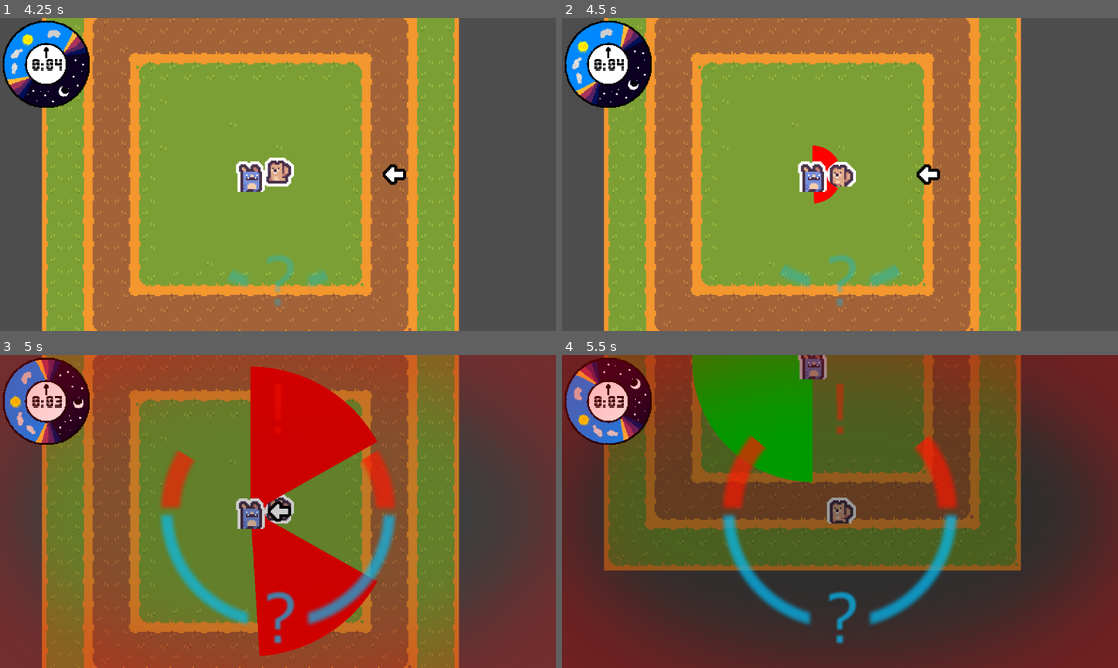
Above: before the commit, frames 1-4 (two rows, left to right).
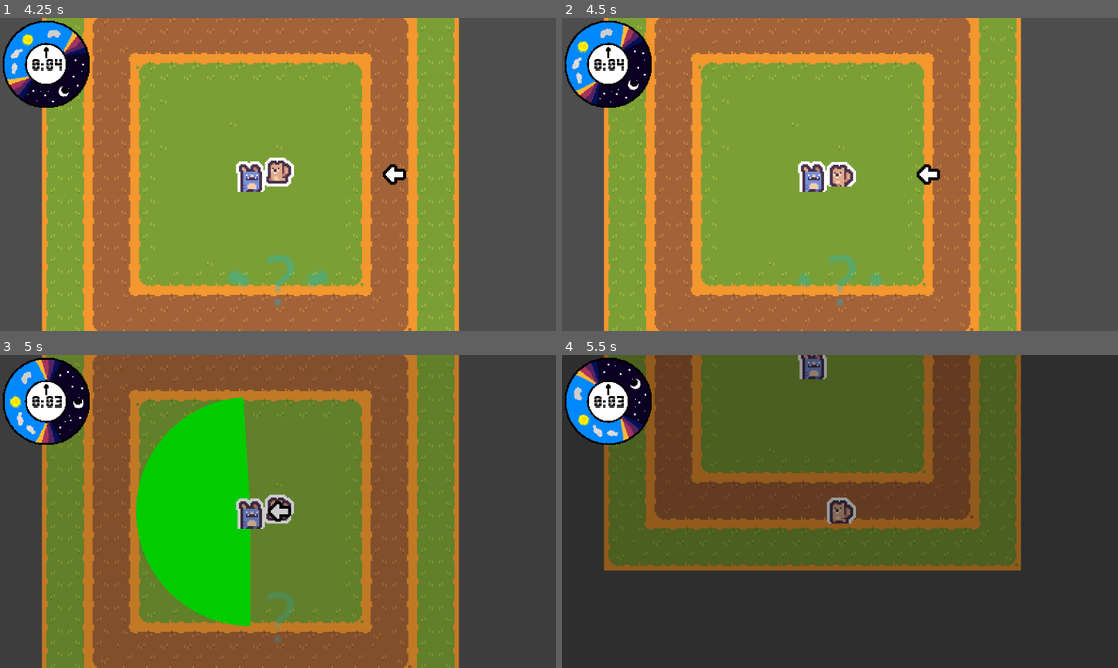
Above: after the commit, the same moments.

Repository: Sosenteam/groundhog-stealth
Game: Godot game, scene res://world.tscn
The game is run twice, just before and just after one commit, with the same random seed, the same clock (stepped at 60 frames per second) and the same inputs.
Inputs:
- Up to frame 1 (4.25 s): hold D (move_right) 0.53-1.28 s; hold Space (move_dash) 0.53-1.28 s; hold S (move_down) 1.28-2.03 s; tap Space (move_dash) at 1.35, 2.85 s; hold D (move_right) 2.03-2.78 s; hold Space (move_dash) 2.03-2.78 s; hold W (move_up) 2.78-3.53 s; hold A (move_left) from 3.53 s (still down); hold Space (move_dash) from 3.53 s (still down)
- Up to frame 2 (4.5 s): keep holding A (move_left); release Space (move_dash) at 4.28 s; tap Space (move_dash) at 4.35 s
- Up to frame 3 (5 s): keep holding A (move_left)
- Up to frame 4 (5.5 s): release A (move_left) at 5.03 s; hold S (move_down) from 5.03 s (still down); hold Space (move_dash) from 5.03 s (still down)

Frame 1 is identical in both runs. In frame 2, 0.6% of the frame differs, in the area x 39-61%, y 40-85%; in frame 3, 49%, in the area x 0-100%, y 0-100%; in frame 4, 46%.

Commit message:
made circle search actually fun

Diff:
--- a/phil/states/circle_search.gd
+++ b/phil/states/circle_search.gd
@@ -19,10 +19,11 @@
 	# Make Viewlength Stretch
 	phil.view_length = 0
 	var view_length_tween = get_tree().create_tween()
-	view_length_tween.tween_property(phil,"view_length",100,1).set_trans(Tween.TRANS_EXPO)
+	phil.direction *= -1
+	view_length_tween.tween_property(phil,"view_length",80,1.25).set_trans(Tween.TRANS_EXPO)
 	view_length_tween.tween_property(phil,"direction",phil.direction*-1,0)
 	view_length_tween.parallel().tween_property(phil,"view_length",0,0)
-	view_length_tween.tween_property(phil,"view_length",100,.75).set_trans(Tween.TRANS_EXPO)
+	view_length_tween.tween_property(phil,"view_length",80,.75).set_trans(Tween.TRANS_EXPO)
 	$"../../AnimatedSprite2D".play("idle")
 	await get_tree().create_timer(3.0).timeout
 	finished.emit("Idle")
